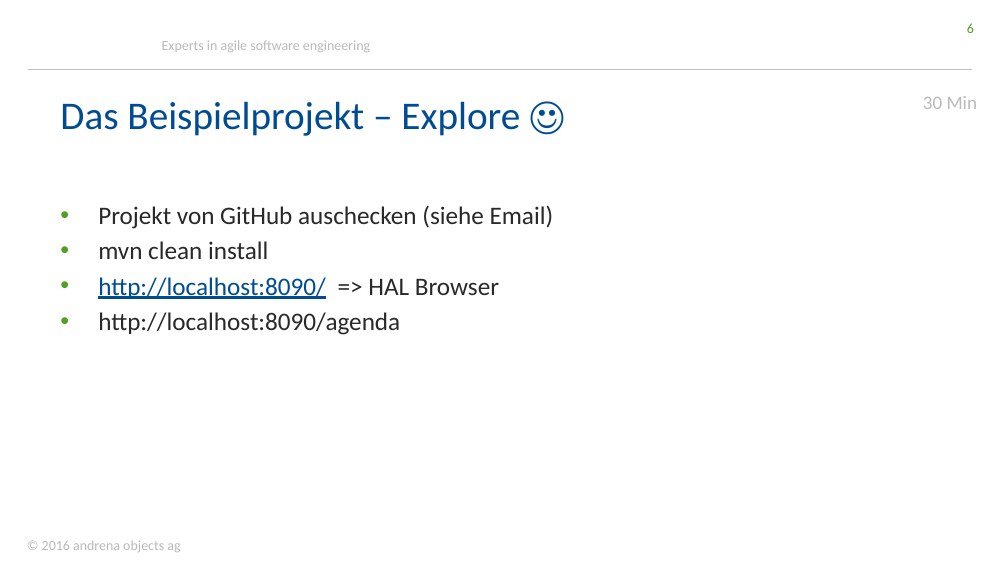
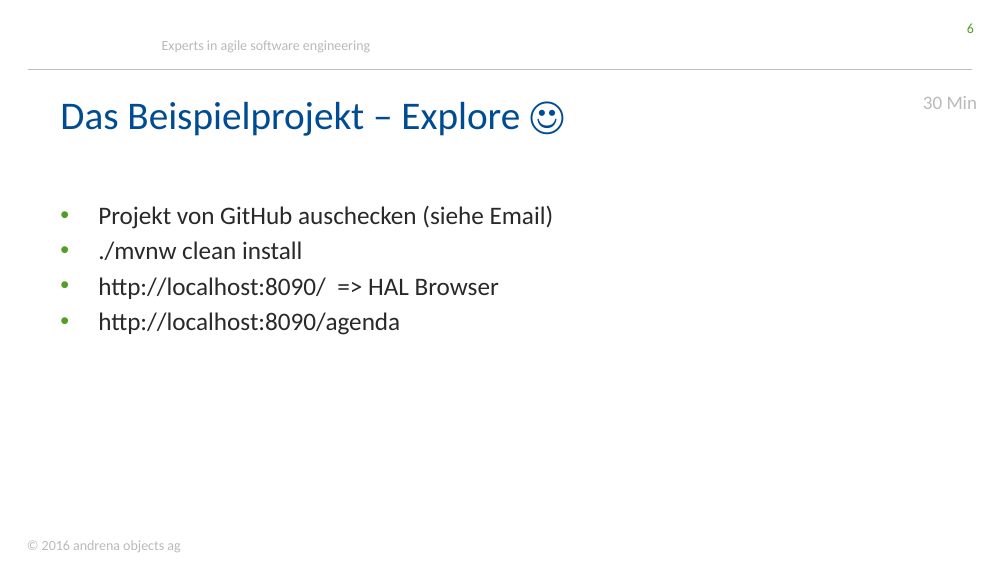
Before and after one commit to stklqt/oop-springboot-springdata-server, a slide deck: slide 6 of springBootDataWorkshop.pptx. Drawn at 1008x567 pixels with LibreOffice and Linux fonts; fonts in the diff are those of the drawing; background and template pictures are left out. Boxes give left, top, right and bottom in pixels: in the first picture for what was removed or moved away, otherwise in the second. Text is boxed around its words. In the diff, an @@ line names an element or a change of style, - is before the commit and + after.

```diff
--- a/springBootDataWorkshop.pptx
+++ b/springBootDataWorkshop.pptx
@@ text at <box>98,241,302,260</box>: text changed @@
-• mvn clean install
+• ./mvnw clean install
@@ text at <box>98,277,499,299</box>: text colour #004C93 to #292929, underline off in "http://localhost:8090/" @@
```
Also in this commit, not shown: 5 other slides changed, 1 slide added.
